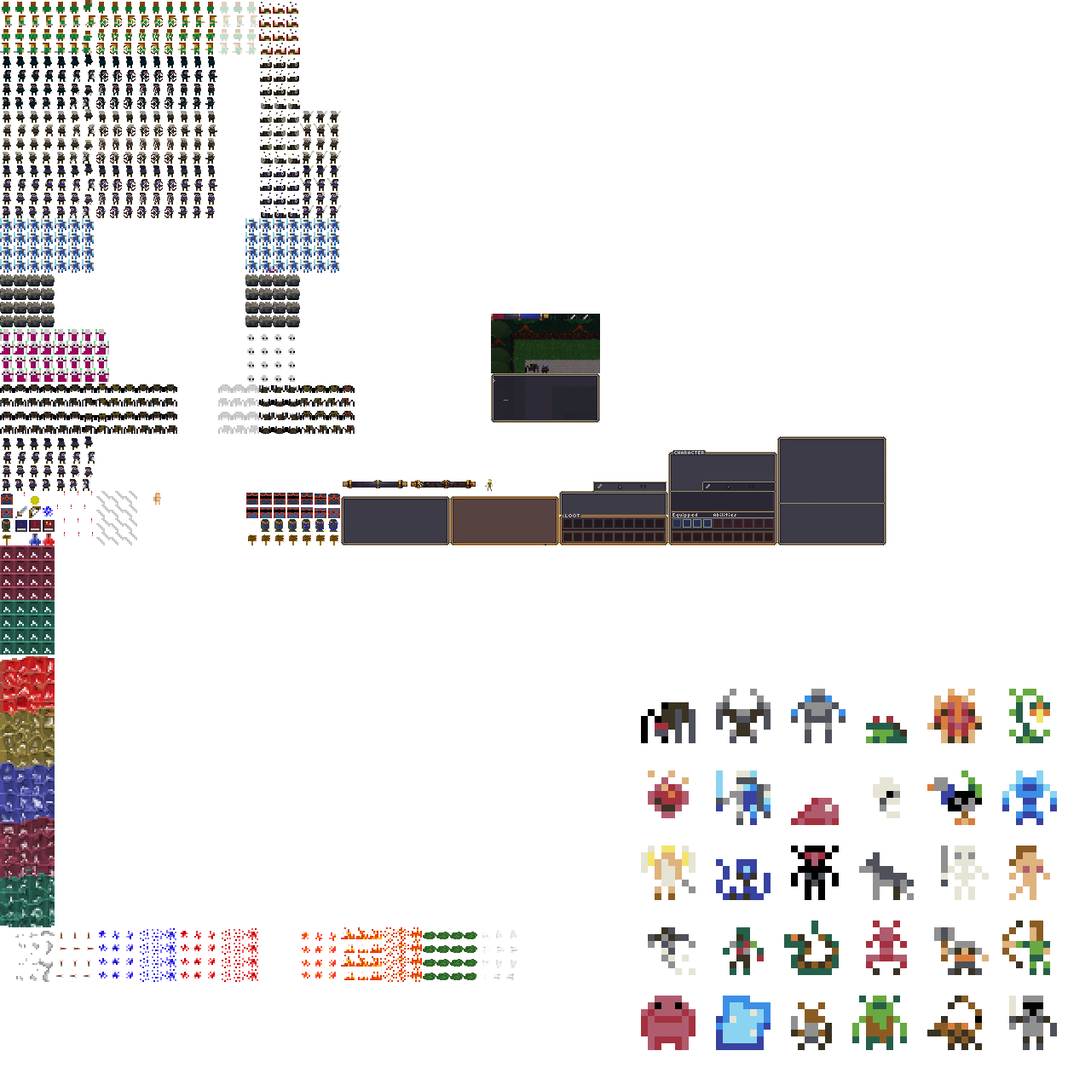
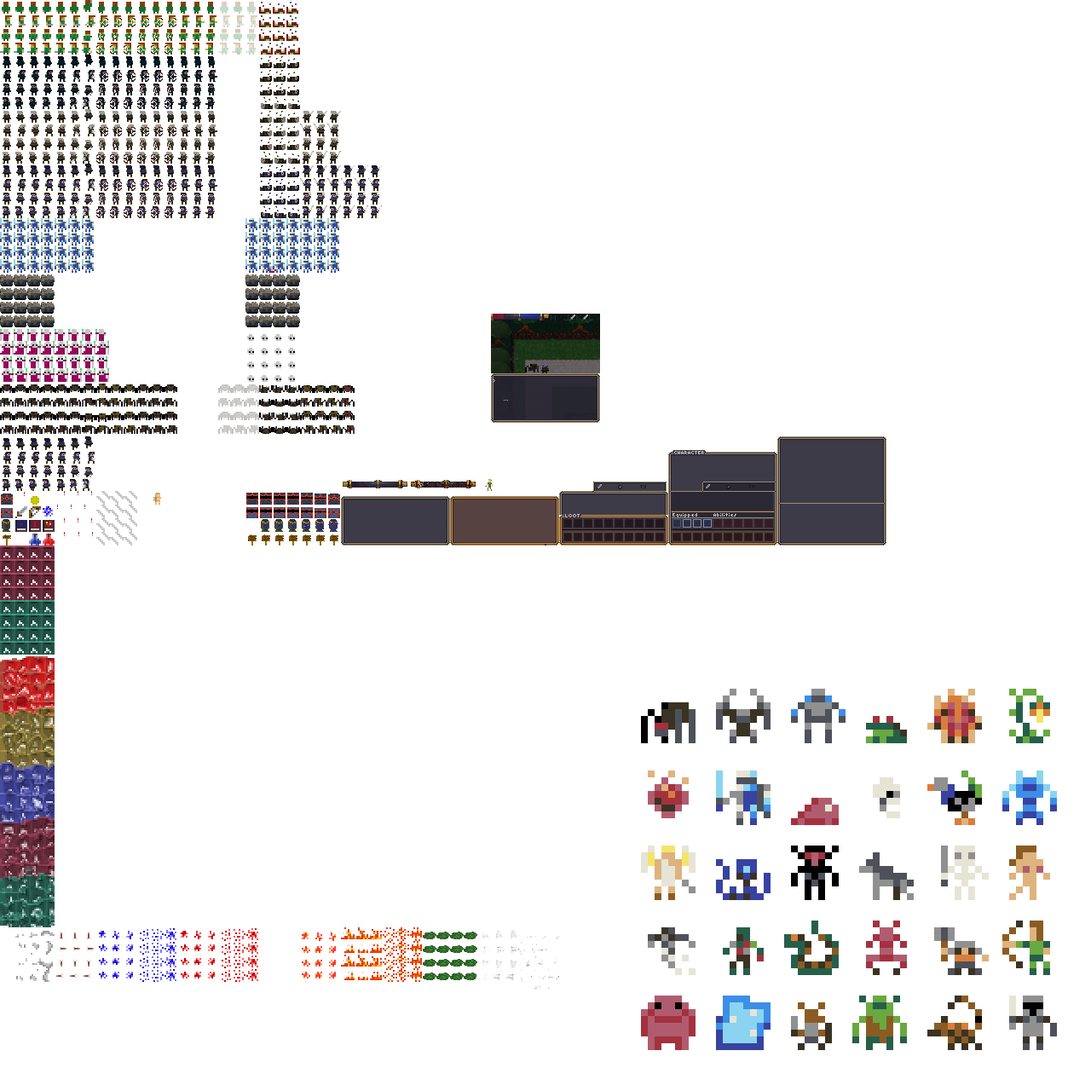
Two versions of the same layered image (1091px x 1091px). Layer-by-layer changes:
added layer "Pasted Layer" above "pixels.png" over [518, 936, 560, 990]
painted on "pixels.png" over [305, 124, 383, 219]
